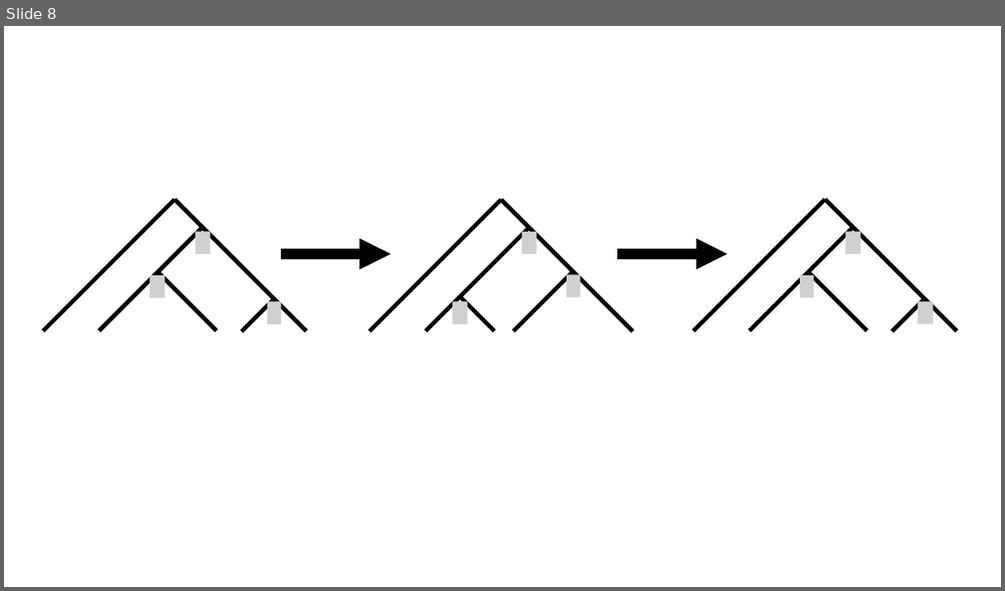
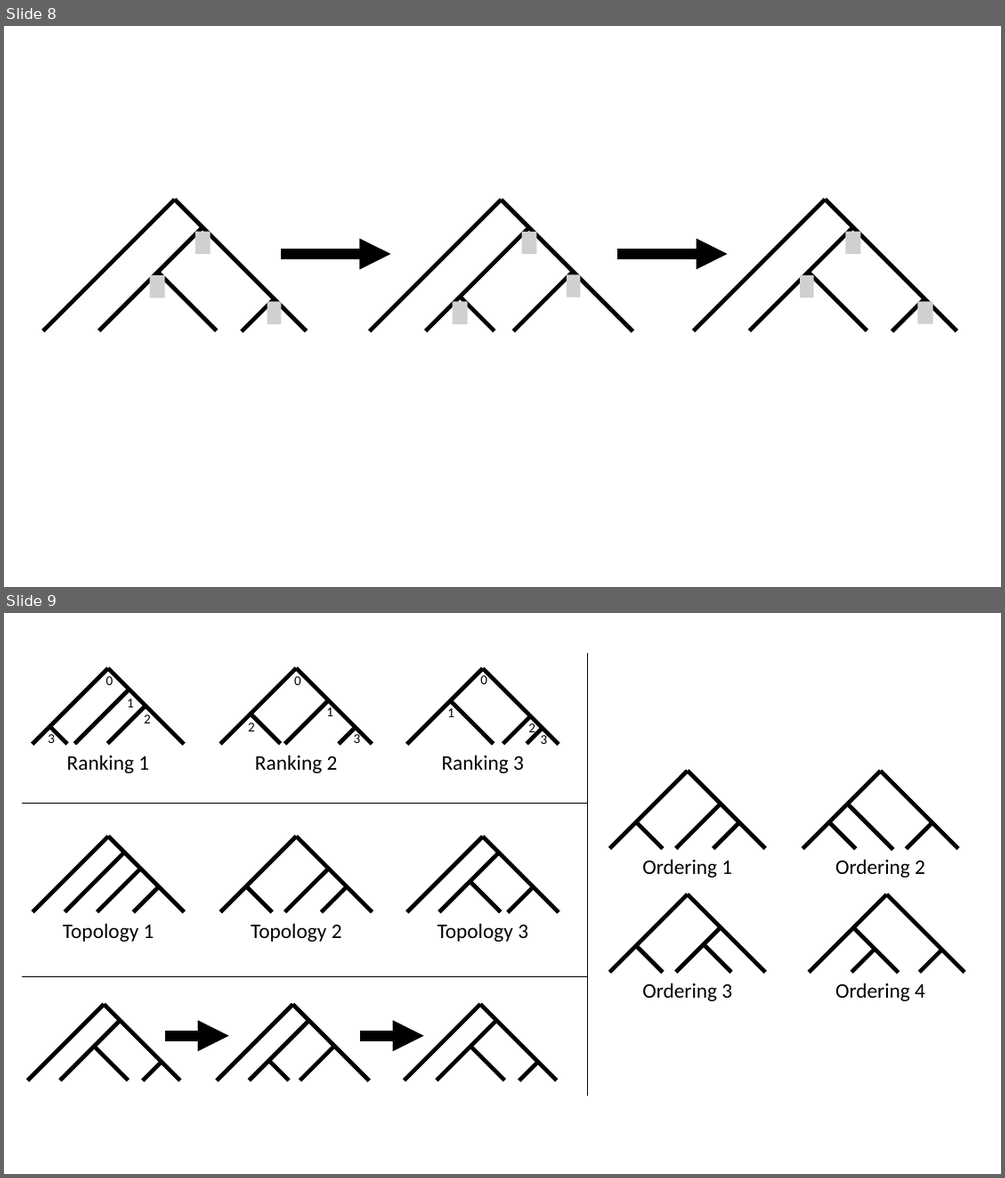
Before and after one commit to niemasd/Dual-Birth-Model, a slide deck: figures/FOR_PAPER/model_figures.pptx. Shown one above the other, each under a label of ours: slide 8 before the commit, slides 8 and 9 after it. The pictures are 1005x591 and 1005x1178 pixels, drawn with LibreOffice and Linux fonts; fonts in the diff are those of the drawing; grey boxes stand for pictures; background and template pictures are left out. Boxes give left, top, right and bottom in pixels: in the first picture for what was removed or moved away, otherwise in the second. Text is boxed around its words. In the diff, an @@ line names an element or a change of style, - is before the commit and + after.

```diff
--- a/figures/FOR_PAPER/model_figures.pptx
+++ b/figures/FOR_PAPER/model_figures.pptx
@@ slide 9 added at [4, 613, 1001, 1174], background #FFFFFF @@
@@ line added from (587, 653) to (587, 1095), #000000 0.5 pt @@
@@ group added at [32, 668, 558, 773]: 15 texts, 15 lines @@
+Ranking 1
+0
+2
+3
+1
+Ranking 2
+1
+0
+2
+3
+Ranking 3
+0
+1
+2
+3
@@ line added from (22, 803) to (588, 803), #000000 0.5 pt @@
@@ group added at [32, 835, 558, 941]: 15 lines, 3 texts @@
+Topology 1
+Topology 3
+Topology 2
@@ group added at [610, 771, 965, 1001]: 20 lines, 4 texts @@
+Ordering 1
+Ordering 2
+Ordering 3
+Ordering 4
@@ line added from (22, 976) to (587, 976), #000000 0.5 pt @@
@@ group added at [28, 1004, 557, 1080]: 15 lines, 2 arrows @@
```
Also in this commit, not shown: 1 slide changed, 2 other files.
